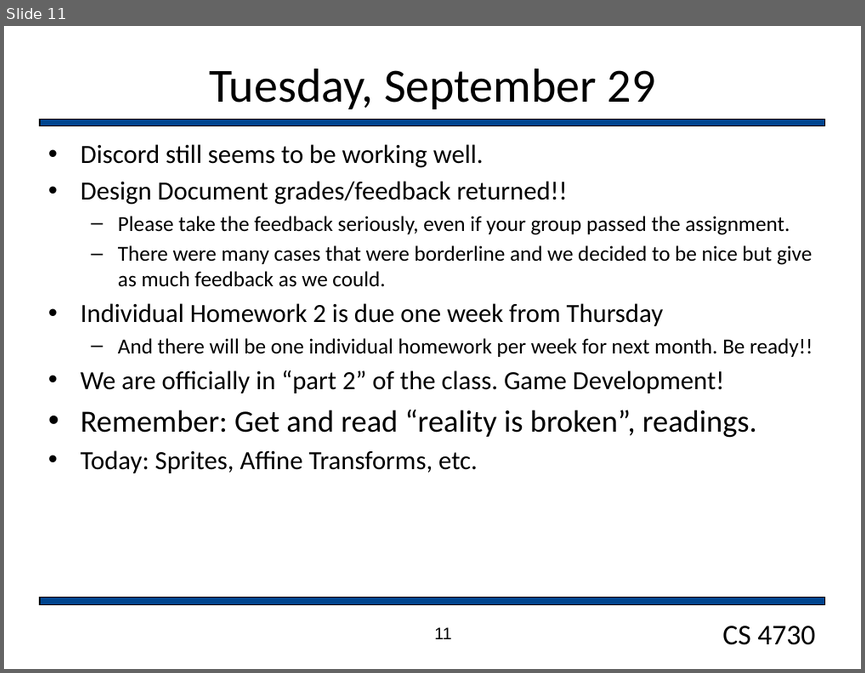
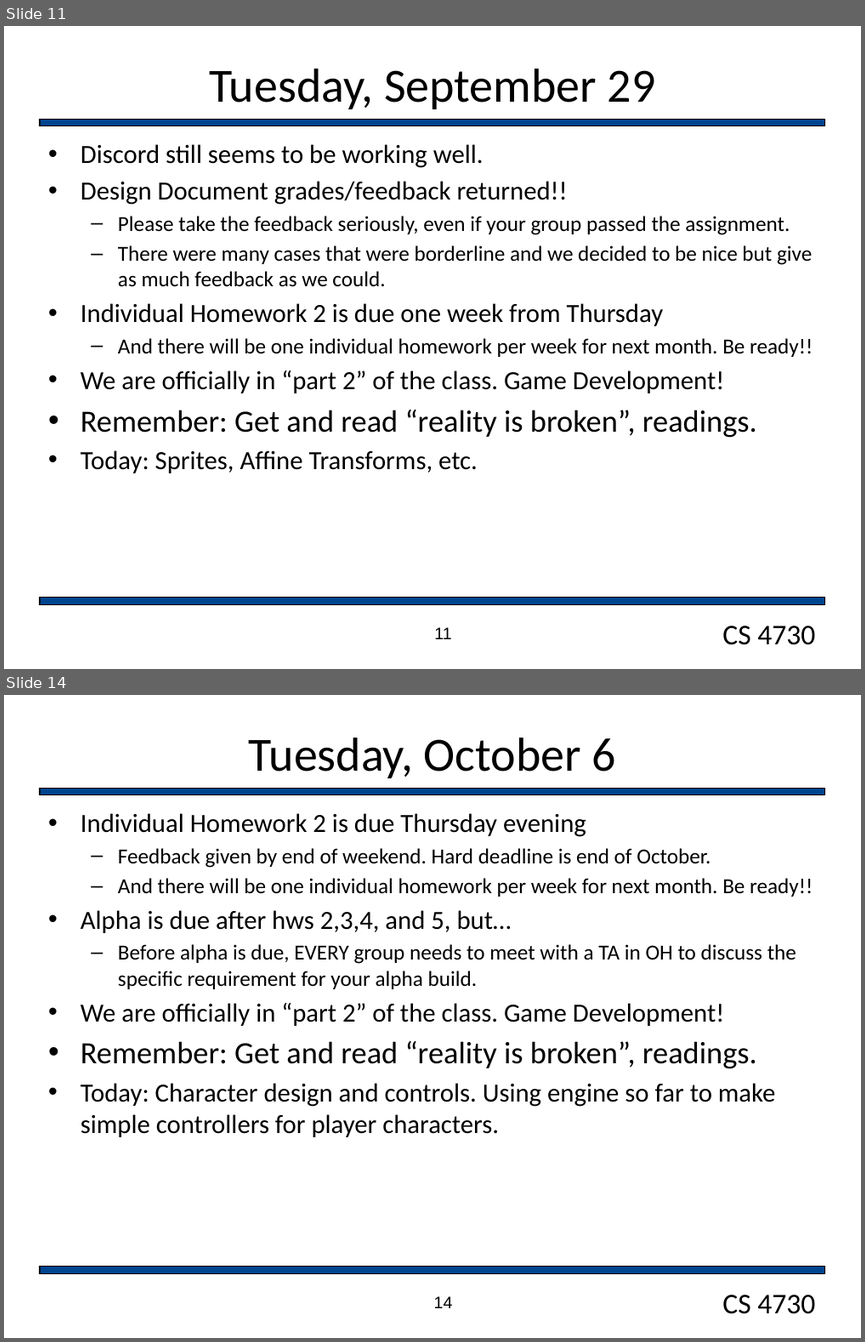
Before and after one commit to markfloryan/gamedesign, a slide deck: slides/dailyAnnouncements.pptx. Shown one above the other, each under a label of ours: slide 11 before the commit, slides 11 and 14 after it; the slides between them are not shown. The pictures are 865x673 and 865x1342 pixels, drawn with LibreOffice and Linux fonts; fonts in the diff are those of the drawing; background and template pictures are left out. Boxes give left, top, right and bottom in pixels: in the first picture for what was removed or moved away, otherwise in the second. Text is boxed around its words. In the diff, an @@ line names an element or a change of style, - is before the commit and + after.

```diff
--- a/slides/dailyAnnouncements.pptx
+++ b/slides/dailyAnnouncements.pptx
@@ slide 14 added at [4,695,861,1338], background #FFFFFF; not listed: 3 template elements that a slide beside it also shows @@
@@ title added at [249,737,616,778], 40 pt, text #000000 @@
+Tuesday, October 6
@@ text added at [80,813,812,1137], 18 pt, text #000000 @@
+• Individual Homework 2 is due Thursday evening
+  – Feedback given by end of weekend. Hard deadline is end of October.
+  – And there will be one individual homework per week for next month. Be ready!!
+• Alpha is due after hws 2,3,4, and 5, but…
+  – Before alpha is due, EVERY group needs to meet with a TA in OH to discuss the specific requirement for your alpha build.
+• We are officially in “part 2” of the class. Game Development!
+• Remember: Get and read “reality is broken”, readings.
+• Today: Character design and controls. Using engine so far to make simple controllers for player characters.
@@ page number added at [434,1296,453,1308], 14 pt, text #000000 @@
+14
```
Also in this commit, not shown: 3 other slides added, 7 other files.
